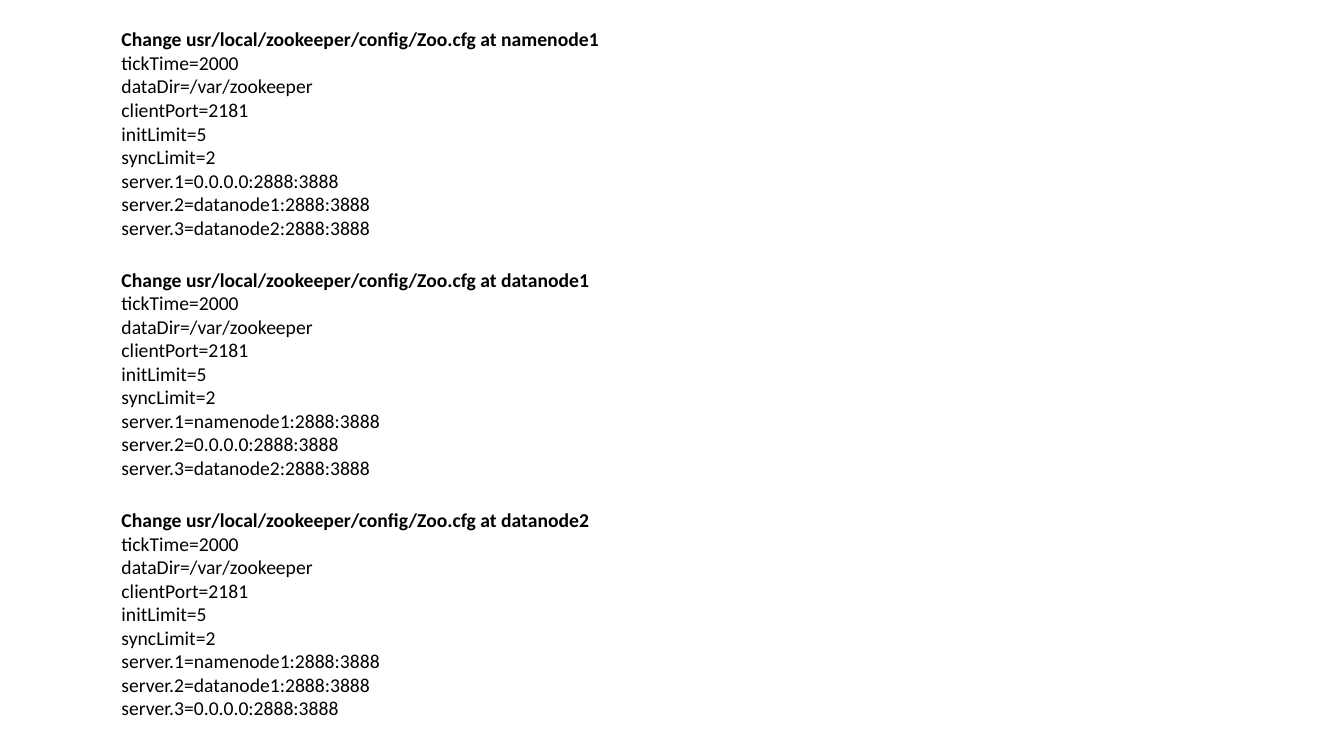
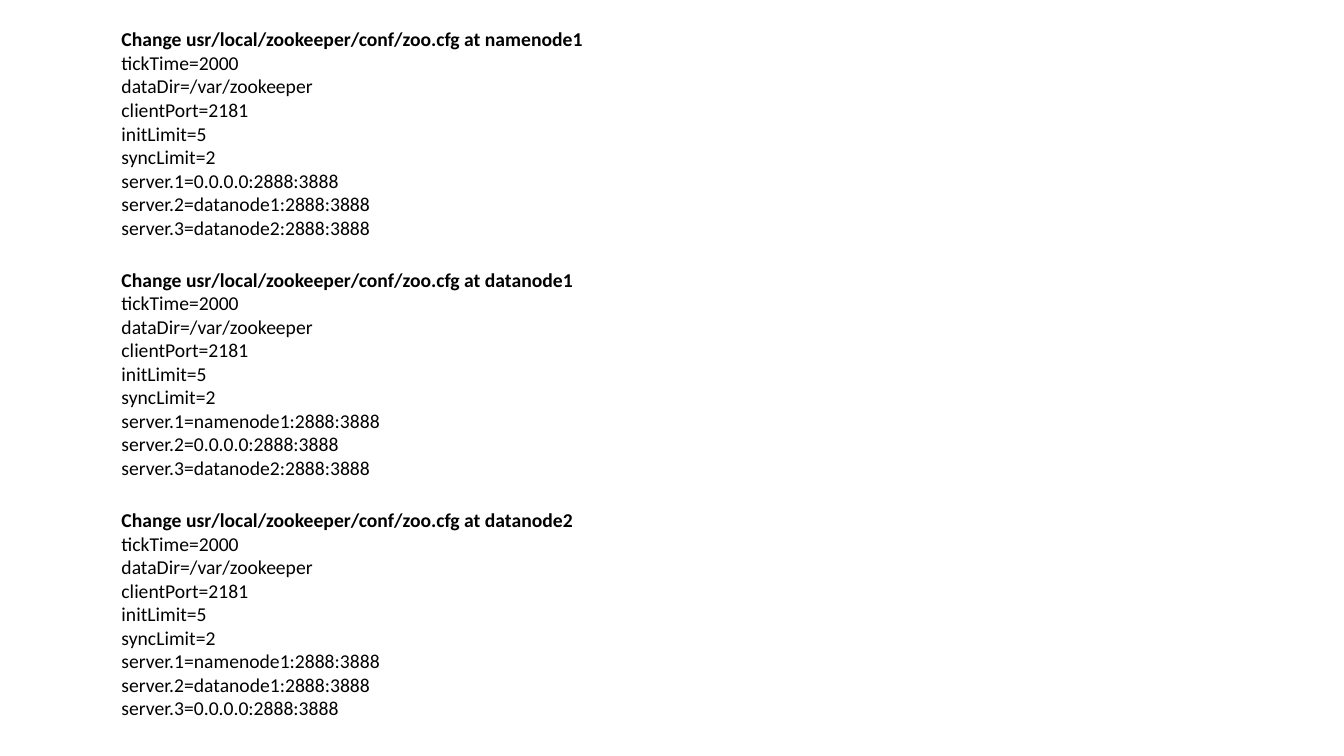
Before and after one commit to aashmishra/Bigdata_ppt, a slide deck: slide 8 of Zookeeper.pptx. Drawn at 1344x756 pixels with LibreOffice and Linux fonts; fonts in the diff are those of the drawing. Boxes give left, top, right and bottom in pixels: in the first picture for what was removed or moved away, otherwise in the second. Text is boxed around its words. In the diff, an @@ line names an element or a change of style, - is before the commit and + after.

```diff
--- a/Zookeeper.pptx
+++ b/Zookeeper.pptx
@@ text at [121, 32, 582, 50]: text changed @@
-Change usr/local/zookeeper/config/Zoo.cfg at namenode1
+Change usr/local/zookeeper/conf/zoo.cfg at namenode1
@@ text at [121, 273, 573, 291]: text changed @@
-Change usr/local/zookeeper/config/Zoo.cfg at datanode1
+Change usr/local/zookeeper/conf/zoo.cfg at datanode1
@@ text at [121, 513, 573, 531]: text changed @@
-Change usr/local/zookeeper/config/Zoo.cfg at datanode2
+Change usr/local/zookeeper/conf/zoo.cfg at datanode2
```
Also in this commit, not shown: 1 other slide changed.
